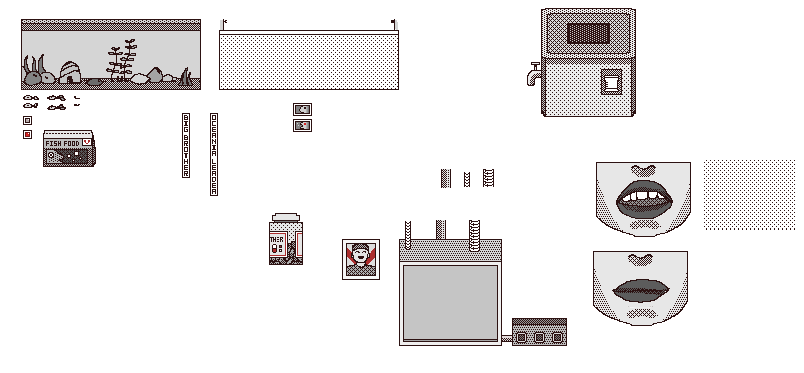
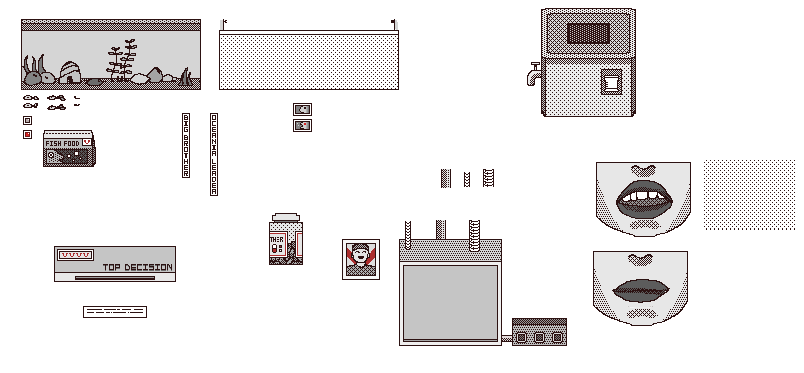
Comparing the layer stacks of the two w=804, h=373 images. Changes:
added group "piles of files" with 6 layers above "drug" over [54, 246, 176, 318]
added layer "Layer 66" in group "piles of files" over [83, 306, 147, 318]
added layer "Layer 66 copy 3" in group "piles of files" over [62, 253, 89, 257]
added layer "top" in group "piles of files" over [103, 264, 172, 270]
added layer "line" (1st of 2, in "piles of files") in group "piles of files" over [54, 246, 176, 282]
added layer "Layer 65" in group "piles of files" over [55, 247, 175, 281]
